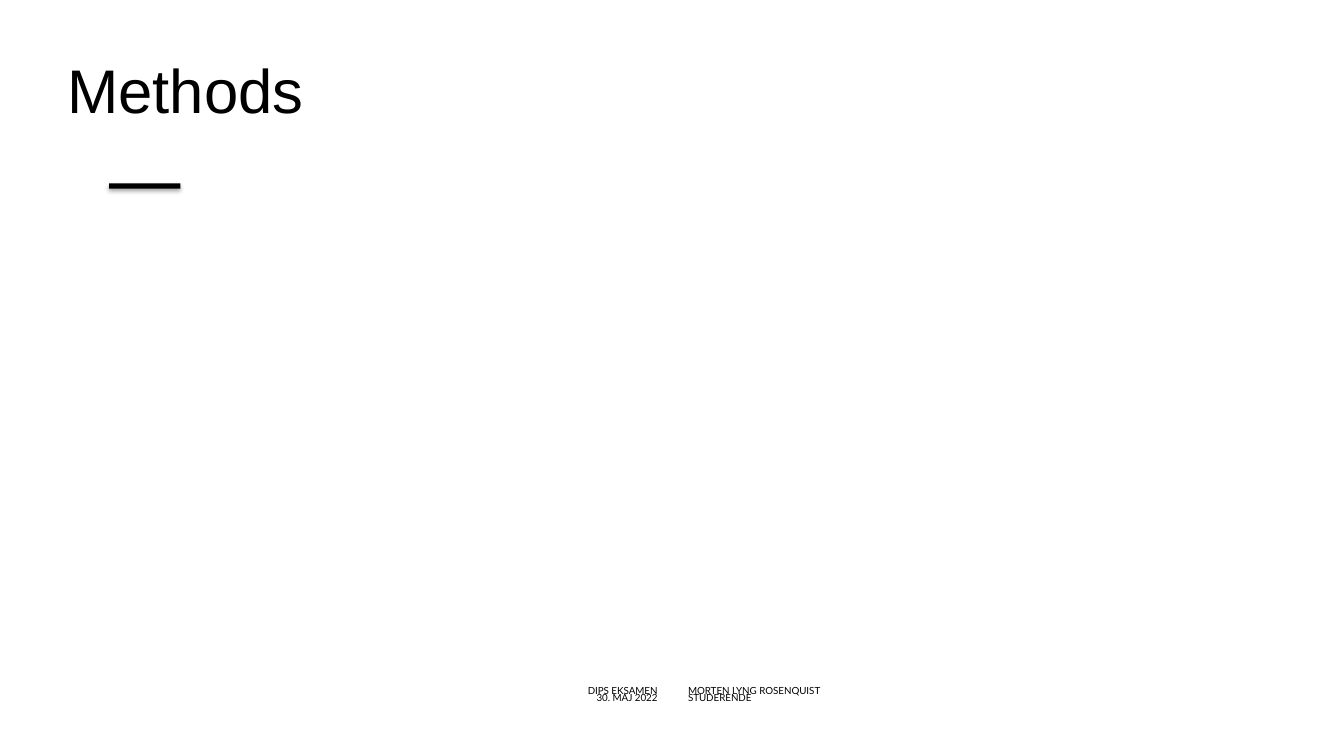
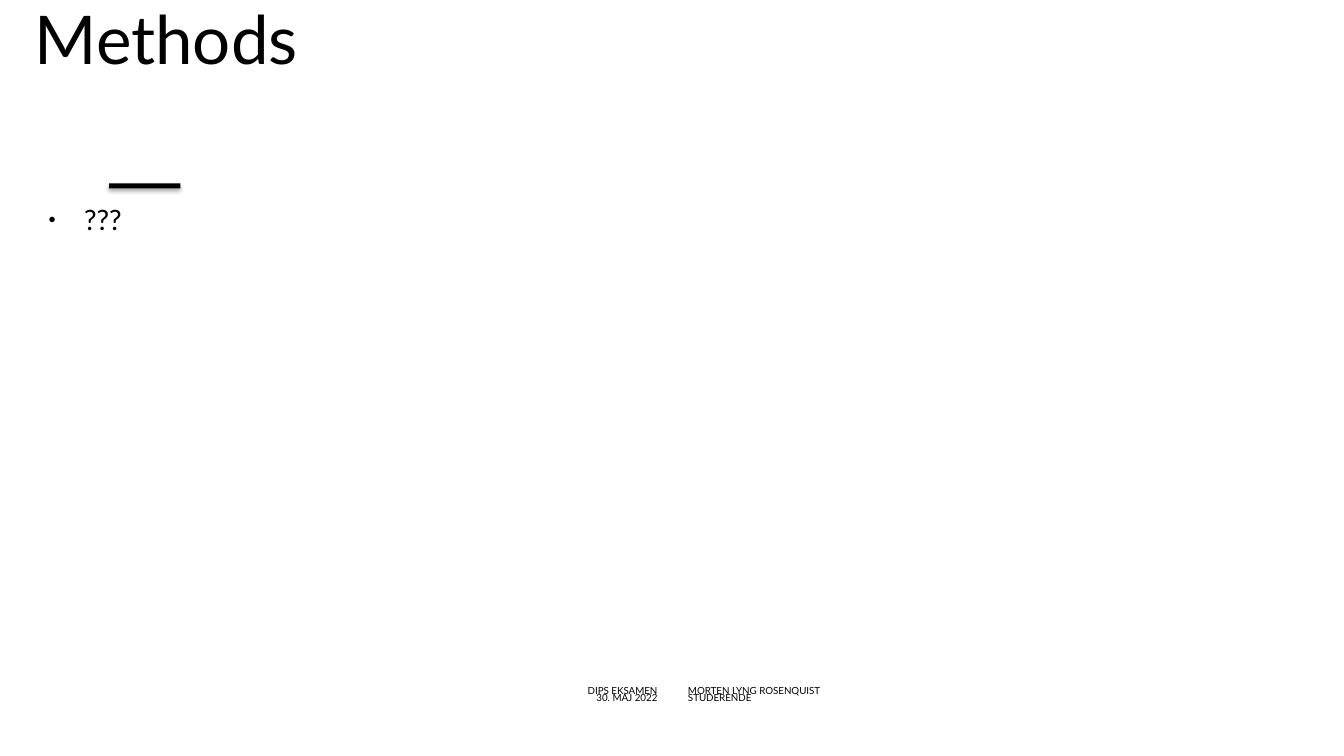
Before and after one commit to mlRosenquist/au-mlr-distributed-and-pervasive-systems, a slide deck: slide 30 of Præsentation.pptx. Drawn at 1344x756 pixels with LibreOffice and Linux fonts; fonts in the diff are those of the drawing; background and template pictures are left out. Boxes give left, top, right and bottom in pixels: in the first picture for what was removed or moved away, otherwise in the second. Text is boxed around its words. In the diff, an @@ line names an element or a change of style, - is before the commit and + after.

```diff
--- a/Præsentation.pptx
+++ b/Præsentation.pptx
@@ title "Methods": place and size @@
-title "Methods" at box(67, 68, 303, 114)
+title "Methods" at box(35, 14, 298, 65)
@@ title "Methods" at box(35, 14, 298, 65): size 44 to 48 pt, font Arial to Lato; vertical alignment middle to bottom @@
@@ text added at box(36, 206, 600, 674), 20 pt, text #000000 @@
+● ???
```
Also in this commit, not shown: 26 other slides changed, 9 slides added, 3 slides removed, 1 other file.
